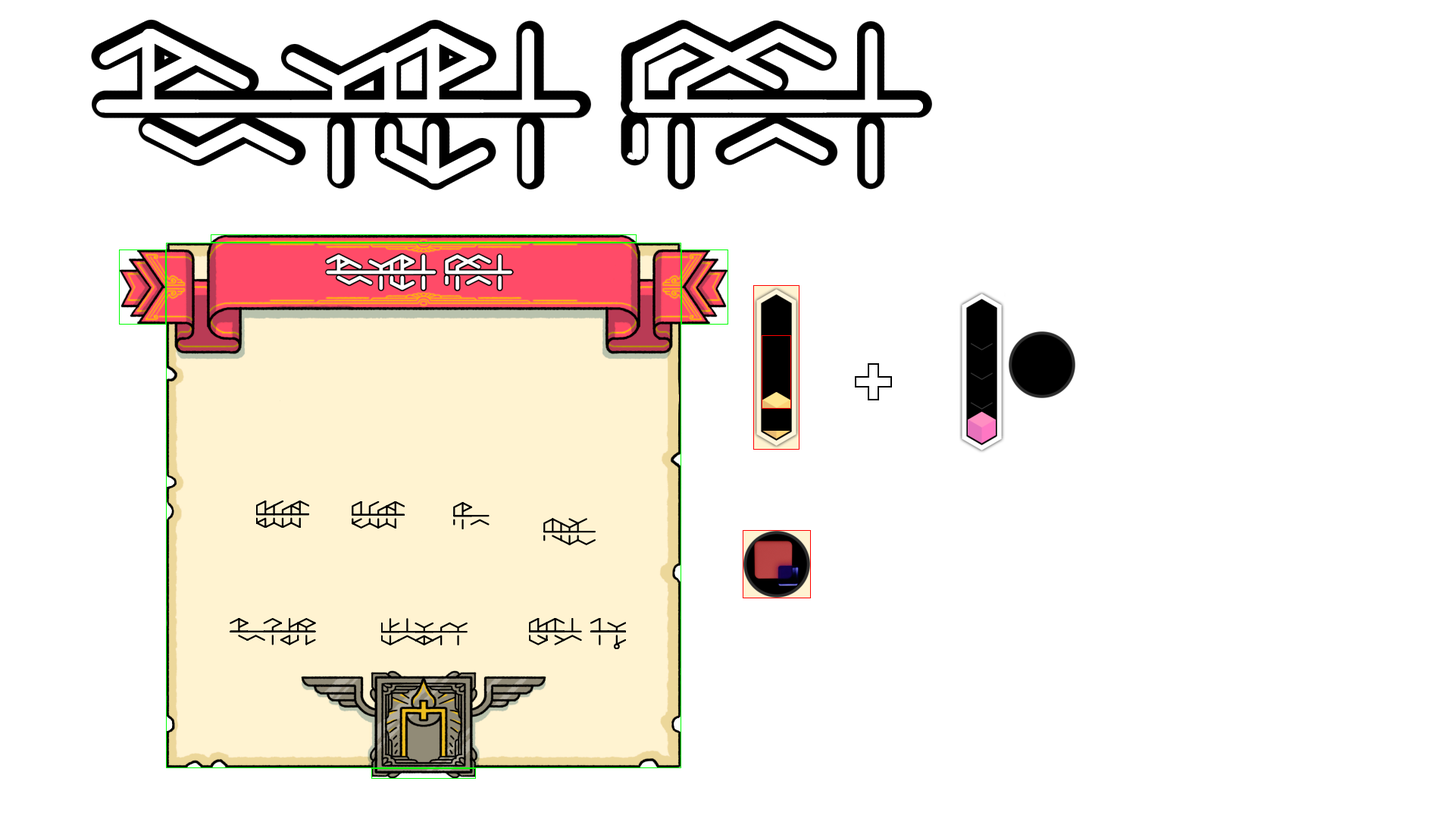
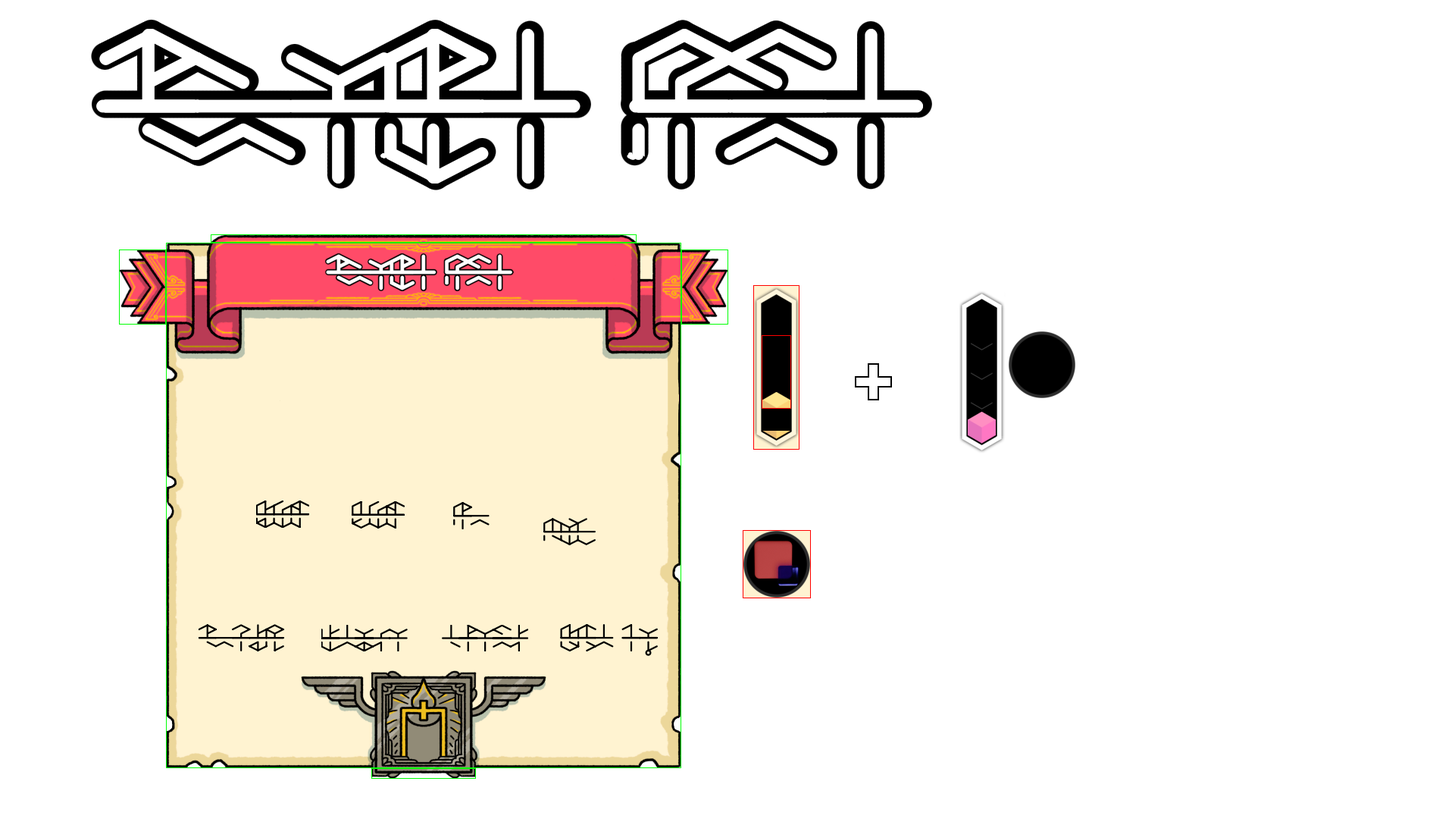
Before/after of a 1455x819 layered artwork. What changed in the layer stack:
painted on "background" (3rd of 3) over [198, 617, 658, 656]
